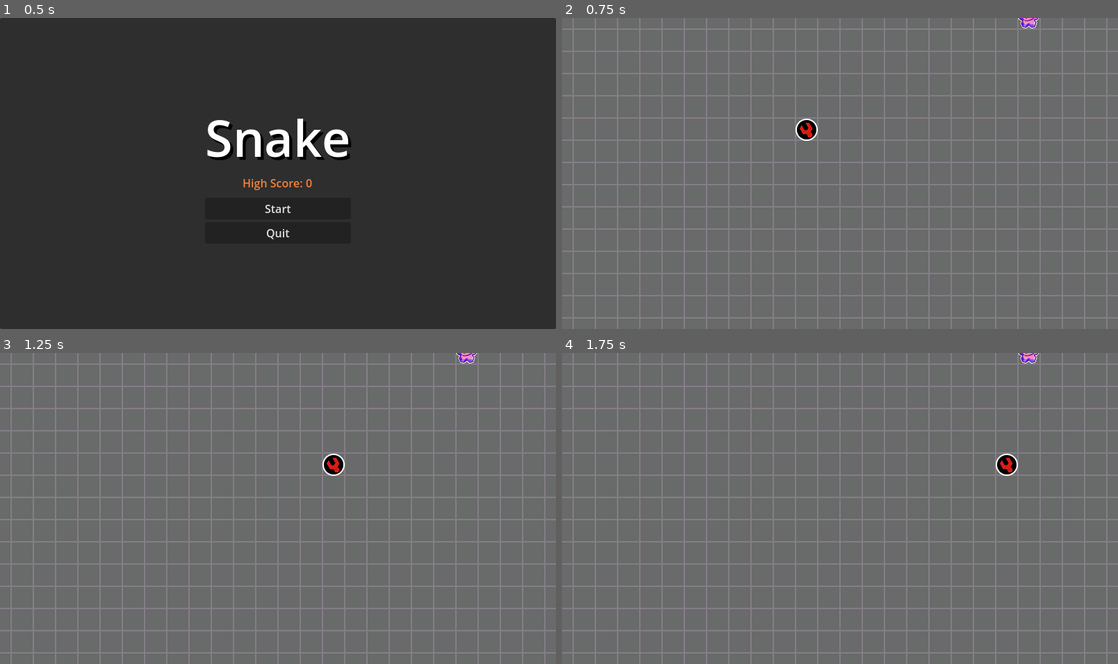
Above: before the commit, frames 1-4 (two rows, left to right).
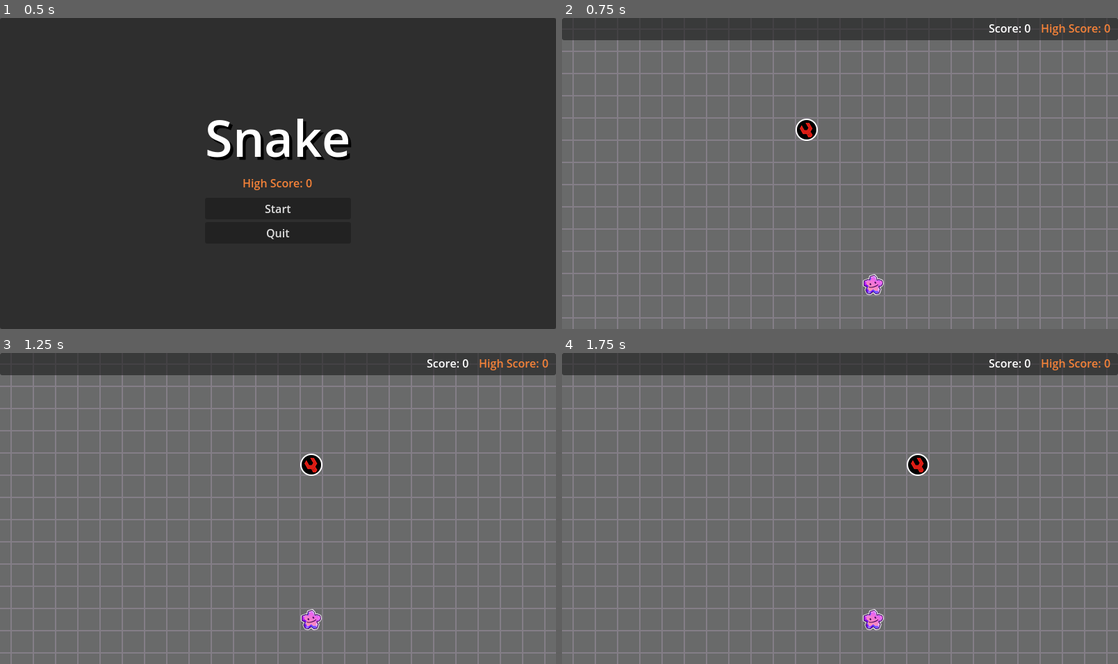
Above: after the commit, the same moments.

Repository: koisland/GodotSnake
Game: Godot game, scene res://menus/start_menu.tscn
Two runs of this game, one before a commit and one after it. Both use one fixed random seed, a clock stepped at 60 frames per second and the inputs below.
Inputs:
- Up to frame 1 (0.5 s): no input
- Up to frame 2 (0.75 s): click "Start" at 0.5 s
- Up to frame 3 (1.25 s): no input
- Up to frame 4 (1.75 s): hold Right (ui_right) from 1.28 s (still down)

Frame 1 is identical in both runs. In frame 2, 7.3% of the frame differs, in the area x 0-100%, y 0-90%; in frame 3, 7.8%; in frame 4, 7.8%.

Commit message:
Add HUD.

Diff:
--- a/autoload/global.gd
+++ b/autoload/global.gd
@@ -4,3 +4,8 @@
 # Keep constants in autoload
 # Project > Project Settings > Globals > Autoload > Folder > Choose Node name.
 const GRID_SIZE: int = 32
+
+var save_data: SaveData
+
+func _ready() -> void:
+	save_data = SaveData.load_or_create()
--- /dev/null
+++ b/data/save_data.gd
@@ -0,0 +1,18 @@
+class_name SaveData extends Resource
+
+@export var high_score: int = 0
+
+const SAVE_PATH: String = "user://save_data.tres"
+
+func save() -> void:
+	# Save this class w/high_score var to SAVE_PATH
+	ResourceSaver.save(self, SAVE_PATH)
+
+# Can call without init class
+static func load_or_create() -> SaveData:
+	var res: SaveData
+	if FileAccess.file_exists(SAVE_PATH):
+		res = load(SAVE_PATH) as SaveData
+	else:
+		res = SaveData.new()
+	return res
--- a/gameplay/bounds.gd
+++ b/gameplay/bounds.gd
@@ -6,19 +6,18 @@
 @onready var upper_left: Marker2D = %UpperLeft
 @onready var lower_right: Marker2D = %LowerRight
 
+var x_max: float
 var x_min: float
-var x_max: float
+var y_max: float
 var y_min: float
-var y_max: float
 var pos_grid: Set = Set.new()
 
 # Called when the node enters the scene tree for the first time.
 func _ready() -> void:
+	x_max = lower_right.position.x
 	x_min = upper_left.position.x
-	x_max = lower_right.position.x
+	y_max = lower_right.position.y
 	y_min = upper_left.position.y
-	# Hmm. Still difficult to wrap my head around
-	y_max = lower_right.position.y
 
 	# Store grid coordinates in set
 	var fgrid_size = float(Global.GRID_SIZE)
@@ -30,16 +29,12 @@
 
 
 func wrap_vector(v: Vector2) -> Vector2:
-	if v.x < x_min:
+	if v.x > x_max:
+		return Vector2(x_min, v.y)
+	elif v.x < x_min:
 		return Vector2(x_max, v.y)
-	elif v.x > x_max:
-		return Vector2(x_min, v.y)
+	elif v.y > y_max:
+		return Vector2(v.x, y_min)
 	elif v.y < y_min:
 		return Vector2(v.x, y_max)
-	elif v.y > y_max:
-		return Vector2(v.x, y_min)
 	return v
-
-# Called every frame. 'delta' is the elapsed time since the previous frame.
-func _process(_delta: float) -> void:
-	pass
--- a/gameplay/gameplay.gd
+++ b/gameplay/gameplay.gd
@@ -2,32 +2,41 @@
 
 const game_over_scene: PackedScene = preload("res://menus/game_over.tscn")
 const pause_scene: PackedScene = preload("res://menus/pause_menu.tscn")
-var game_over_menu: GameOverMenu
-var pause_menu: PauseMenu
 
 # Access as unique name, so don't break references if moved around
 @onready var head: Head = %Head
 @onready var bounds: Bounds = %Bounds
 @onready var spawner: Spawner = $Spawner
 @onready var body: Body = %Body
+@onready var hud: HUD = $HUD
 
 var time_between_moves: float = 1000.0
 var time_since_last_move: float = 0.0
-var speed: float = 10000.0
+var speed: float = 5000.0
 var dt_speed: float = 500.0
 var move_dir: Vector2 = Vector2.RIGHT
-var score: int = 0
+# Useful if need to provide different scoring for items.
+var score: int:
+	get:
+		return score
+	set(value):
+		score = value
+		hud.update_score(value)
+var game_over_menu: GameOverMenu
+var pause_menu: PauseMenu
 
 # Called when the node enters the scene tree for the first time.
 func _ready() -> void:
+	# Attach signals
 	head.food_eaten.connect(_on_food_eaten)
 	head.collided_with_tail.connect(_on_tail_collided)
 	spawner.tail_added.connect(_on_tail_added)
+	# Force snake to move instead of waiting one full tick.
+	time_since_last_move = time_between_moves
 	# First food.
 	spawner.spawn_food()
-
+	# Add head of snake
 	body.snake_parts.push_back(head)
-
 
 # Called every frame. 'delta' is the elapsed time since the previous frame.
 func _process(_delta: float) -> void:
--- a/gameplay/gameplay.tscn
+++ b/gameplay/gameplay.tscn
@@ -6,6 +6,7 @@
 [ext_resource type="Script" uid="uid://cafx66s7sc0u" path="res://gameplay/bounds.gd" id="3_ueusv"]
 [ext_resource type="Script" uid="uid://b5xxeoo01l5la" path="res://gameplay/spawner.gd" id="5_gvicd"]
 [ext_resource type="Script" uid="uid://evuolsx0eq73" path="res://gameplay/body.gd" id="6_7pdct"]
+[ext_resource type="PackedScene" uid="uid://cpm4nddkgc7qi" path="res://menus/hud.tscn" id="7_uk44f"]
 
 [sub_resource type="TileSetAtlasSource" id="TileSetAtlasSource_gvicd"]
 texture = ExtResource("2_ktb3l")
@@ -29,6 +30,7 @@
 
 [node name="Bounds" type="Node2D" parent="."]
 unique_name_in_owner = true
+position = Vector2(0, 32)
 script = ExtResource("3_ueusv")
 
 [node name="UpperLeft" type="Marker2D" parent="Bounds"]
@@ -36,12 +38,16 @@
 
 [node name="LowerRight" type="Marker2D" parent="Bounds"]
 unique_name_in_owner = true
-position = Vector2(800, 448)
+position = Vector2(800, 416)
 
 [node name="Spawner" type="Node2D" parent="." node_paths=PackedStringArray("bounds")]
+position = Vector2(0, 32)
 script = ExtResource("5_gvicd")
 bounds = NodePath("../Bounds")
 
 [node name="Body" type="Node2D" parent="."]
 unique_name_in_owner = true
+position = Vector2(0, 32)
 script = ExtResource("6_7pdct")
+
+[node name="HUD" parent="." instance=ExtResource("7_uk44f")]
--- a/menus/game_over.gd
+++ b/menus/game_over.gd
@@ -10,7 +10,12 @@
 
 func set_score(n: int):
 	score.text = "Final Score: " + str(n)
-	# TODO: High score logic and saving.
+	if n > Global.save_data.high_score:
+		high_score.visible = true
+		Global.save_data.high_score = n
+		Global.save_data.save()
+	else:
+		high_score.visible = false
 
 func _on_restart_button_pressed() -> void:
 	# For simple game, we can just reload current scene
--- /dev/null
+++ b/menus/hud.gd
@@ -0,0 +1,11 @@
+class_name HUD extends CanvasLayer
+
+@onready var score: Label = %Score
+@onready var high_score: Label = %HighScore
+
+# Called when the node enters the scene tree for the first time.
+func _ready() -> void:
+	high_score.text = "High Score: " + str(Global.save_data.high_score)
+
+func update_score(n: int) -> void:
+	score.text = "Score: " + str(n)
--- /dev/null
+++ b/menus/hud.tscn
@@ -0,0 +1,40 @@
+[gd_scene load_steps=2 format=3 uid="uid://cpm4nddkgc7qi"]
+
+[ext_resource type="Script" uid="uid://337sn467ksmf" path="res://menus/hud.gd" id="1_633jc"]
+
+[node name="HUD" type="CanvasLayer"]
+script = ExtResource("1_633jc")
+
+[node name="Panel" type="Panel" parent="."]
+custom_minimum_size = Vector2(0, 32)
+anchors_preset = 10
+anchor_right = 1.0
+grow_horizontal = 2
+
+[node name="HBoxContainer" type="HBoxContainer" parent="Panel"]
+layout_mode = 1
+anchors_preset = 10
+anchor_right = 1.0
+grow_horizontal = 2
+alignment = 2
+
+[node name="MarginContainer" type="MarginContainer" parent="Panel/HBoxContainer"]
+layout_mode = 2
+theme_override_constants/margin_top = 3
+theme_override_constants/margin_right = 10
+
+[node name="Score" type="Label" parent="Panel/HBoxContainer/MarginContainer"]
+unique_name_in_owner = true
+layout_mode = 2
+text = "Score: 0"
+
+[node name="MarginContainer2" type="MarginContainer" parent="Panel/HBoxContainer"]
+layout_mode = 2
+theme_override_constants/margin_top = 3
+theme_override_constants/margin_right = 10
+
+[node name="HighScore" type="Label" parent="Panel/HBoxContainer/MarginContainer2"]
+unique_name_in_owner = true
+layout_mode = 2
+theme_override_colors/font_color = Color(0.9607843, 0.50980395, 0.21960784, 1)
+text = "High Score: 0"
--- a/menus/start_menu.gd
+++ b/menus/start_menu.gd
@@ -7,8 +7,7 @@
 const gameplay_scene: PackedScene = preload("res://gameplay/gameplay.tscn")
 
 func _ready() -> void:
-	# TODO: Set high score
-	var high_score: int = 0
+	var high_score: int = Global.save_data.high_score
 	score.text = "High Score: " + str(high_score)
 
 
Not shown, added: data/save_data.gd.uid
Not shown: 1 places in gameplay/gameplay.tscn that only renumber resources
Not shown, added: menus/hud.gd.uid
